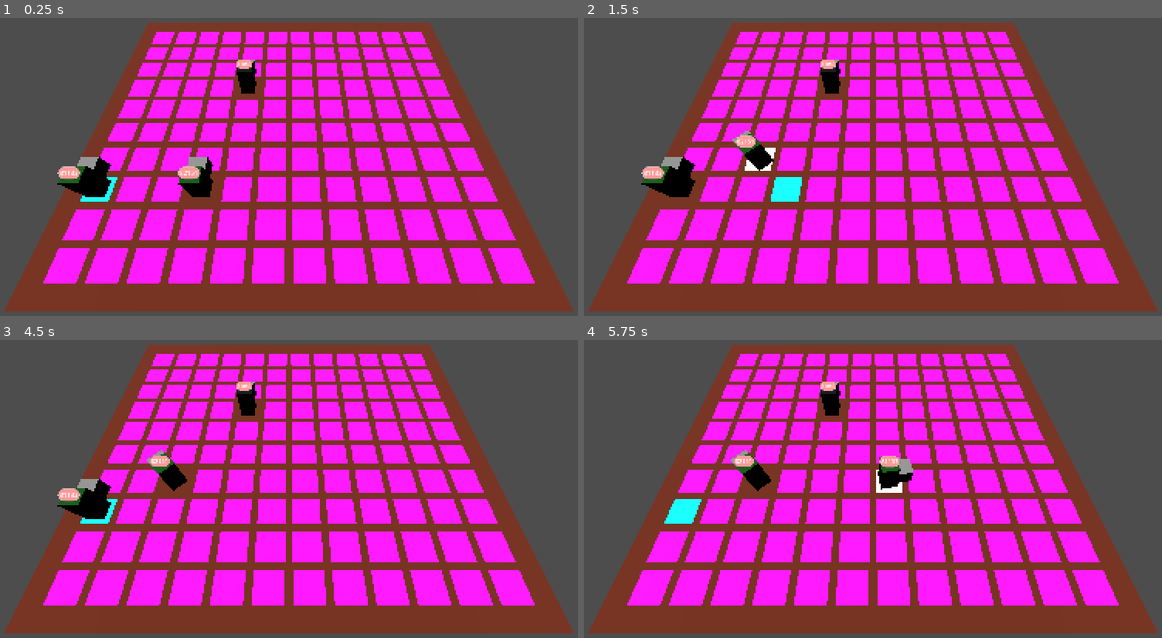
Above: before the commit, frames 1-4 (two rows, left to right).
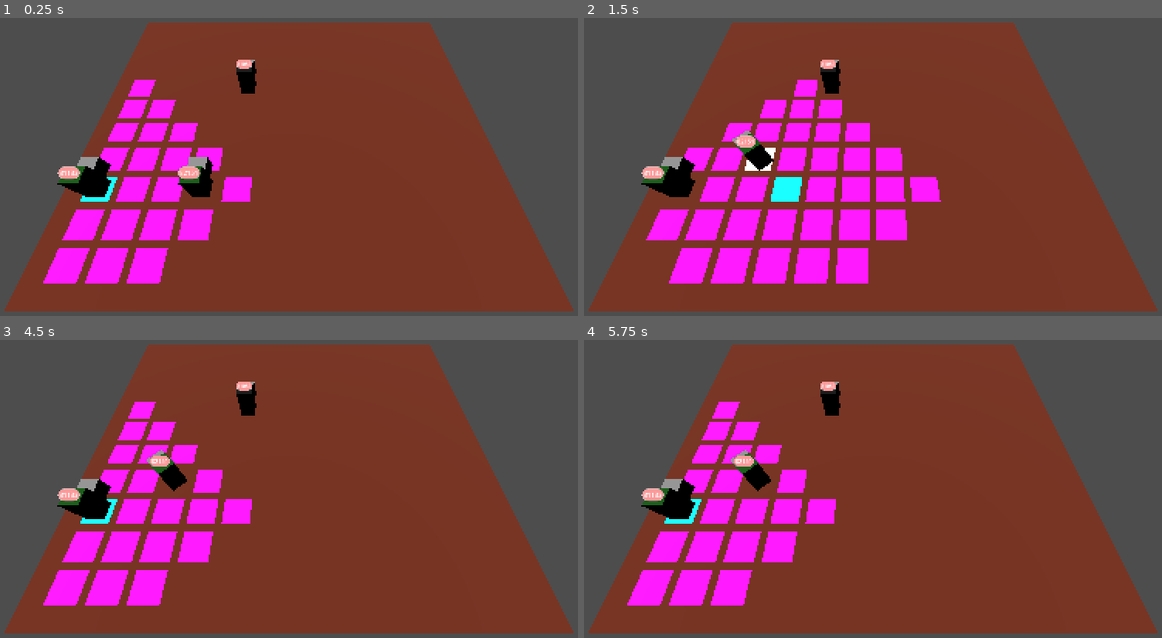
Above: after the commit, the same moments.

Repository: PanKibli0/PRO_grafika
Game: Godot game, scene res://battle.tscn
Same seed, same stepped clock (60 frames per second), same inputs: the game is played once before the commit and once after it.
Inputs (mouse positions are in pixels of both pictures, inside the frame that each line leads up to):
- Up to frame 1 (0.25 s): no input
- Up to frame 2 (1.5 s): tap Enter at 0.5 s; move the mouse to (1011, 134) at 0.52 s; hold Right (ui_right) 0.53-1.28 s; hold D (DEFENSE) 0.53-1.28 s; tap Space at 1.25 s; move the mouse to (751, 169) at 1.27 s; hold Down (ui_down) from 1.28 s (still down); click (751, 169) at 1.35 s
- Up to frame 3 (4.5 s): tap Enter at 2, 3.5 s; move the mouse to (352, 396) at 2.02 s; release Down (ui_down) at 2.03 s; hold Right (ui_right) 2.03-2.78 s; hold W (WAIT) 2.03-2.78 s; tap Space at 2.75, 4.25 s; move the mouse to (260, 542) at 2.77 s; hold Up (ui_up) 2.78-3.53 s; tap Page Down (camera_zoom_down) at 2.85 s; move the mouse to (473, 524) at 3.52 s; hold Page Up (camera_zoom_up) 3.53-4.28 s; hold Left (ui_left) from 3.53 s (still down); move the mouse to (104, 420) at 4.27 s; tap D (DEFENSE) at 4.35 s
- Up to frame 4 (5.75 s): move the mouse to (901, 474) at 5.02 s; release Left (ui_left) at 5.03 s; press the mouse at (901, 474) at 5.03 s; hold Down (ui_down) from 5.03 s (still down)

The runs differ from the first frame. In frame 1, 28% of the frame differs, in the area x 23-93%, y 4-90%; in frame 2, 22%; in frame 3, 28%; in frame 4, 29%, in the area x 9-93%, y 4-90%.

Commit message:
clear my life

Diff:
--- a/grid.gd
+++ b/grid.gd
@@ -17,10 +17,8 @@
 
 
 func clear_grid():
-	var used_cells = get_used_cells()
 	selected_cell = Vector3i(-1,-1,-1)
-	for cell in used_cells:
-		set_cell_item(cell, -1)
+	clear()
 
 
 func select_cell(cell: Vector3i):
@@ -36,7 +34,6 @@
 
 func occupy_cell(cell, unit): occupied_cells[cell] = unit
 
-
 func free_oc_cell(cell):
 	if is_cell_occupied(cell):
 		occupied_cells.erase(cell)
--- a/mouse_controller.gd
+++ b/mouse_controller.gd
@@ -33,9 +33,6 @@
 
 
 	if result.has("position"):
-		#print_rich("\t[color=red] POS:", grid.local_to_map(result.position), "[/color]")
 		return grid.local_to_map(result.position)
 
-
-
 	return grid.selected_cell
--- a/units/Faction1/peasant.tres
+++ b/units/Faction1/peasant.tres
@@ -11,6 +11,6 @@
 damage_min = 1
 damage_max = 1
 initiative = 2
-movement = 20
+movement = 4
 color = Color(1.3236e-07, 0.351551, 3.85046e-07, 1)
 metadata/_custom_type_script = "uid://cukyhyanl175x"
